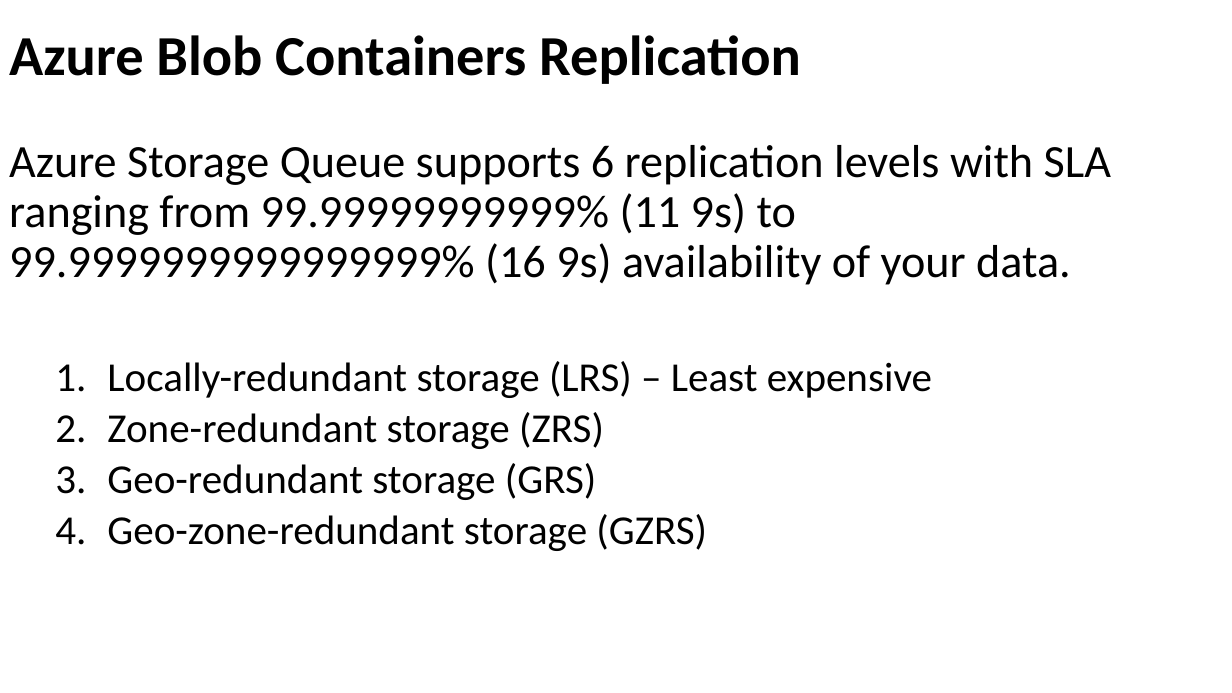
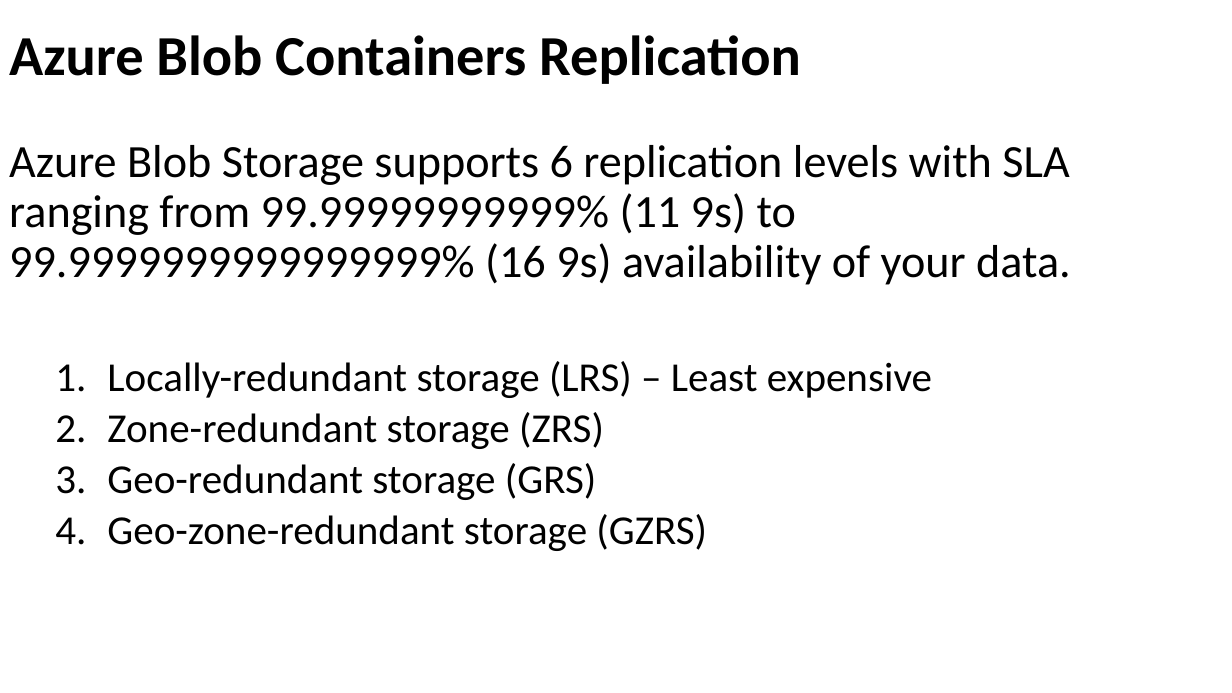
Before and after one commit to kunalm8470/azure-services, a slide deck: slide 8 of Azure Blob Storage/Containers/Azure Blob Containers.pptx. Drawn at 1232x693 pixels with LibreOffice and Linux fonts; fonts in the diff are those of the drawing. Boxes give left, top, right and bottom in pixels: in the first picture for what was removed or moved away, otherwise in the second. Text is boxed around its words. In the diff, an @@ line names an element or a change of style, - is before the commit and + after.

Commit message:
Fixed bugs in blob application

```diff
--- a/Azure Blob Storage/Containers/Azure Blob Containers.pptx
+++ b/Azure Blob Storage/Containers/Azure Blob Containers.pptx
@@ text at (9, 145, 1071, 285): text changed @@
-Azure Storage Queue supports 6 replication levels with SLA ranging from 99.99999999999% (11 9s) to 99.9999999999999999% (16 9s) availability of your data.
+Azure Blob Storage supports 6 replication levels with SLA ranging from 99.99999999999% (11 9s) to 99.9999999999999999% (16 9s) availability of your data.
```
Also in this commit, not shown: 6 other files.
